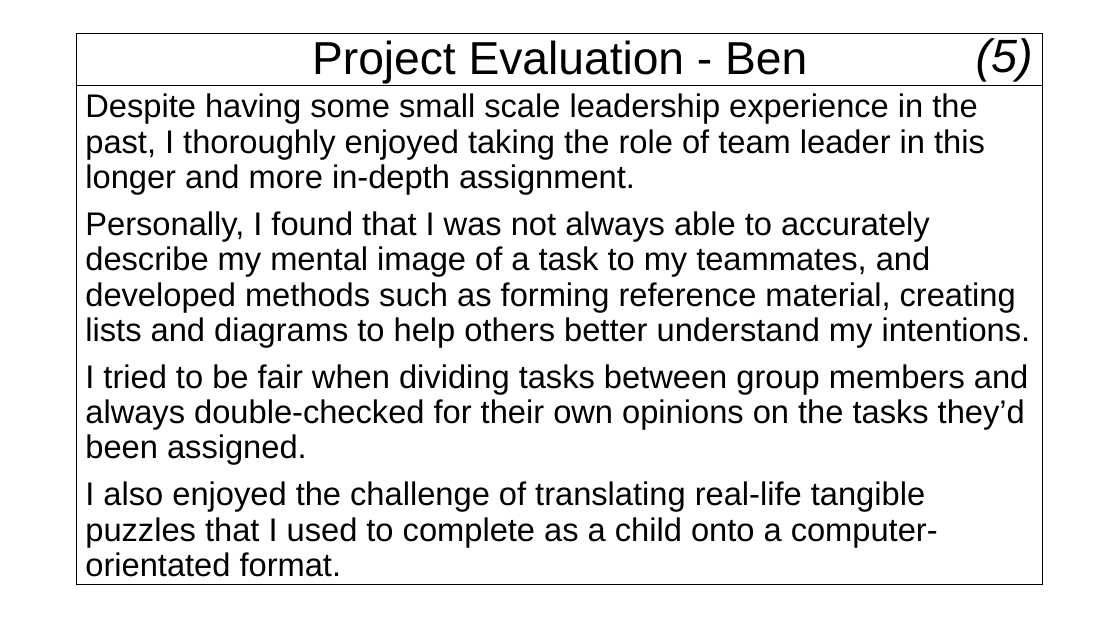
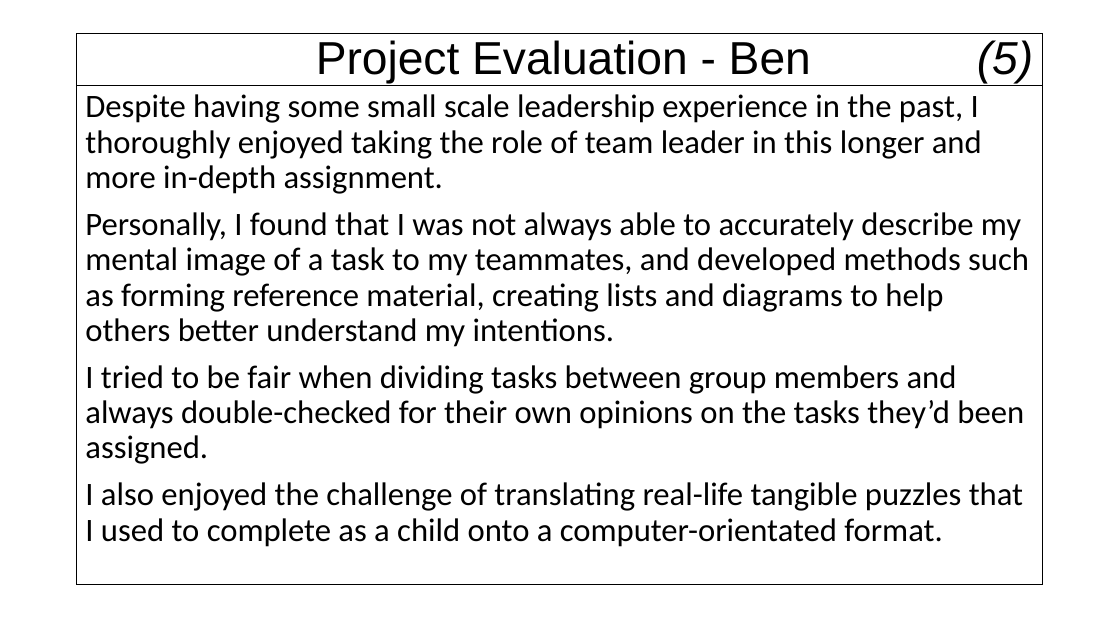
Before and after one commit to AlexCarolan/Christmas-Game, a slide deck: slide 18 of D2.pptx (slide 13 before the commit). Drawn at 1120x630 pixels with LibreOffice and Linux fonts; fonts in the diff are those of the drawing; background and template pictures are left out. Boxes give left, top, right and bottom in pixels: in the first picture for what was removed or moved away, otherwise in the second. Text is boxed around its words. In the diff, an @@ line names an element or a change of style, - is before the commit and + after.

```diff
--- a/D2.pptx
+++ b/D2.pptx
@@ title at box(316, 40, 1033, 84): text changed @@
-Project Evaluation - Ben
+Project Evaluation - Ben (5)
@@ text removed at box(976, 38, 1033, 82) @@
-(5)
@@ text "Despite having some small scale ..." at box(77, 86, 1044, 585): font Arial to Calibri @@
```
Also in this commit, not shown: 9 other slides changed, 8 slides added, 3 slides removed.
